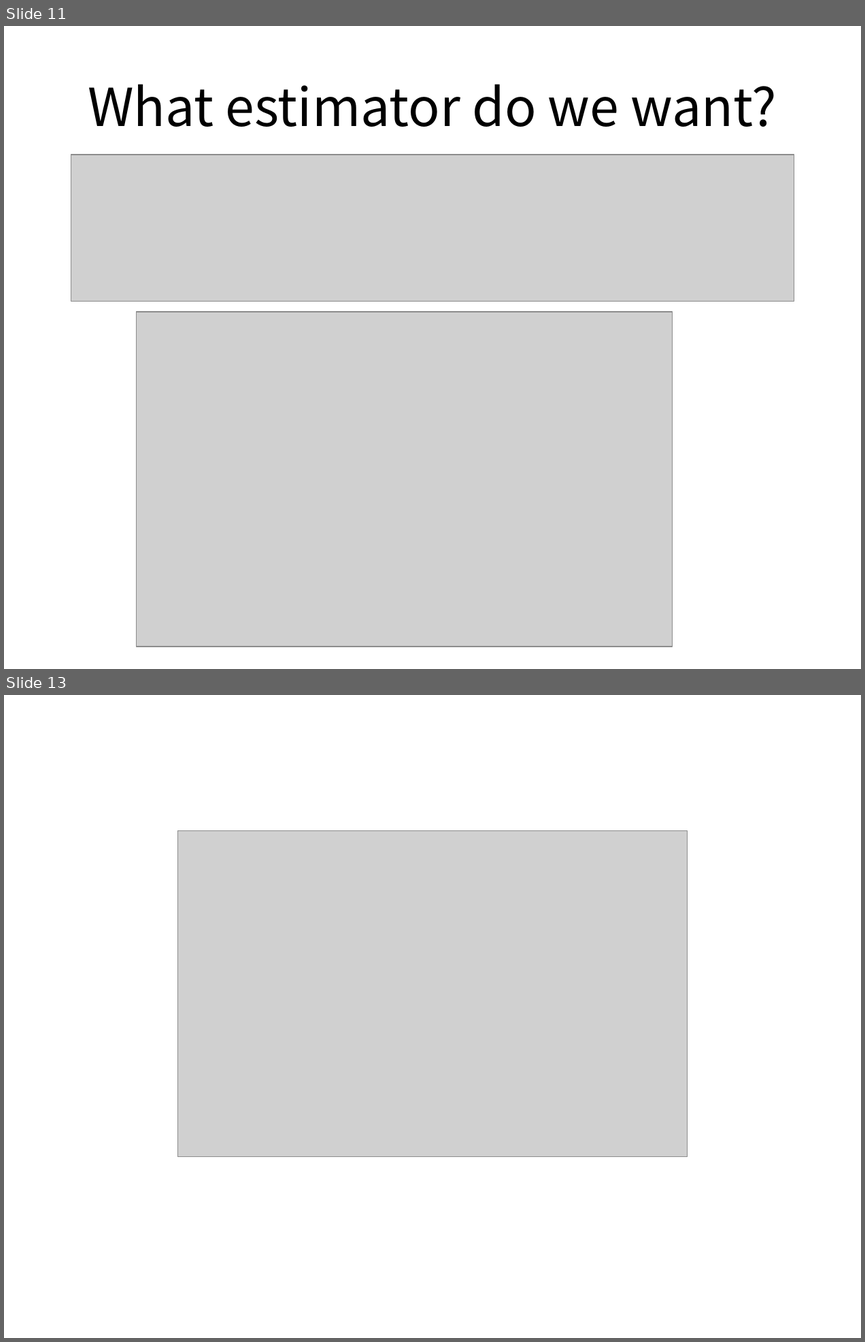
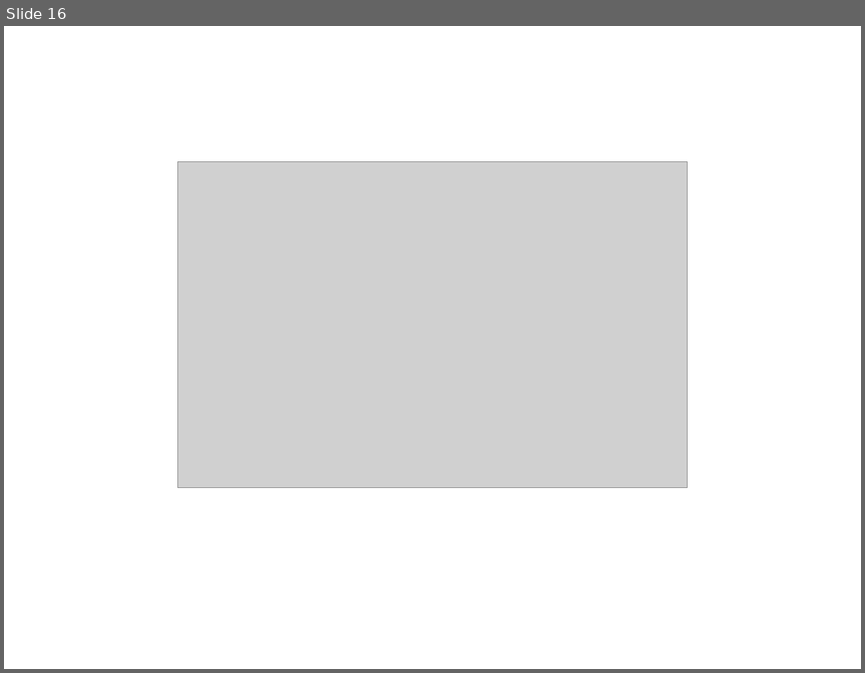
Before and after one commit to gfanti/anonymous-social-networks, a slide deck: presentation/presentation.pptx. Shown one above the other, each under a label of ours: slides 11 and 13 before the commit, slide 16 after it; the slides between them are not shown. The pictures are 865x1342 and 865x673 pixels, drawn with LibreOffice and Linux fonts; fonts in the diff are those of the drawing; grey boxes stand for pictures. Boxes give left, top, right and bottom in pixels: in the first picture for what was removed or moved away, otherwise in the second. Text is boxed around its words. In the diff, an @@ line names an element or a change of style, - is before the commit and + after.

```diff
--- a/presentation/presentation.pptx
+++ b/presentation/presentation.pptx
@@ slide 11 removed at box(4, 26, 861, 669), background #FFFFFF @@
@@ title removed at box(88, 84, 776, 127) @@
-What estimator do we want?
@@ picture removed at box(71, 155, 794, 301) @@
@@ picture removed at box(137, 312, 672, 646) @@
@@ what was slide 13 is now slide 16 @@
```
Also in this commit, not shown: 10 slides changed, 5 slides added, 1 other slide removed.
